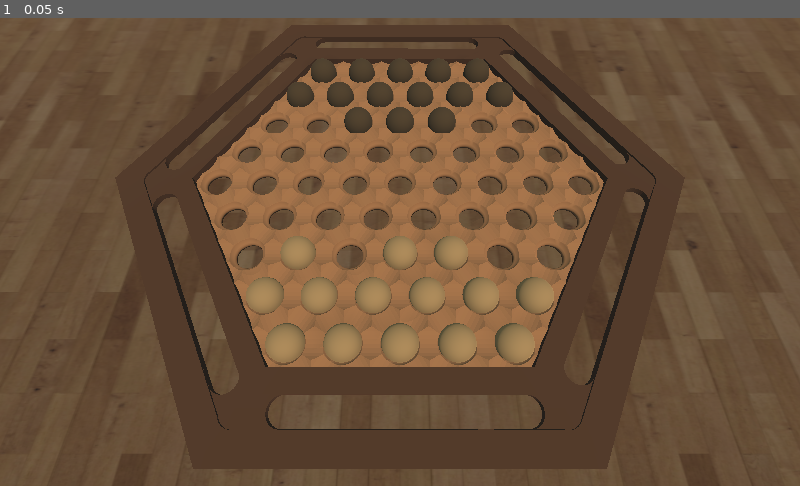
Above: before the commit, frame 1.
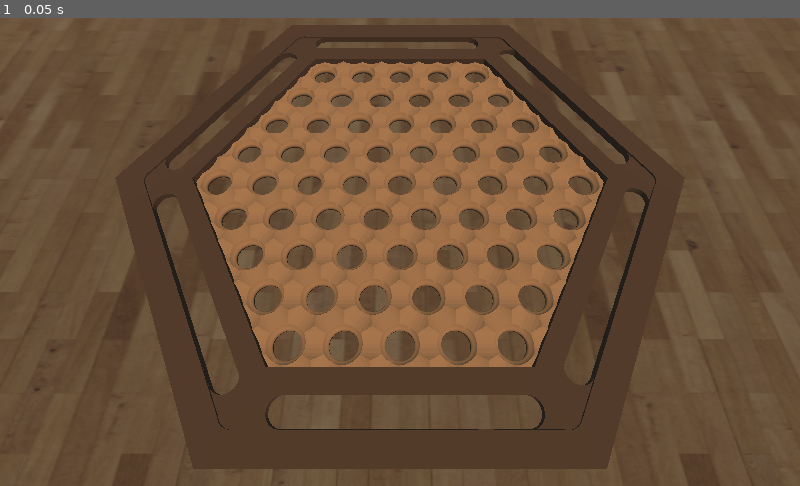
Above: after the commit, the same moment.

Repository: mehtee/AI_Abalone_Project
Game: Godot game, scene res://Scenes/Game.tscn
Same seed, same stepped clock (60 frames per second), same inputs: the game is played once before the commit and once after it.
Inputs:
- Up to frame 1 (0.05 s): no input

The runs differ from the first frame. In frame 1, 4.9% of the frame differs, in the area x 31-70%, y 8-74%.
Error after the commit: Parse Error: The identifier "tt" isn't declared in the current scope. (res://Scripts/MiniMax.gd:233)

Commit message:
Forward Pruning | Transposition Table
Forward Pruning | Transposition Table

Diff:
--- a/Scripts/MiniMax.gd
+++ b/Scripts/MiniMax.gd
@@ -2,36 +2,307 @@
 
 class_name MiniMax
 
-static func rep(x, score, isMax):
-	if isMax:
-		return x > score
-	else:
-		return x < score
+var ttable = {}
+
+func _init():
+	ttable = {}
+
+static func generate_zobrist_hash(state):
+	var h = 0;
+	var sboard = state.board;
+	for cell_number in range(len(sboard)):
+		if state.board[cell_number] == BoardManager.WHITE:
+			var hash_w = BoardManager.hashes[cell_number][0]
+			h = h ^ hash_w
+		elif state.board[cell_number] == BoardManager.BLACK:
+			var hash_b = BoardManager.hashes[cell_number][1]
+			h = h ^ hash_b
+
+	return h;
+
+
+static func center_proximity_heuristic(state, piece):
+	var sum = 0;
+	var count_marbles = 0;
+	for cell_number in range(len(state.board)):
+		if state.board[cell_number] == piece:
+			var dis = BoardManager.kthrings[cell_number];
+			sum = sum + dis;
+			count_marbles += 1;
+
+	if count_marbles != 0:
+		return float(float(sum)/float(count_marbles));
+	return 0;
+
+static func coherence_proximity_heuristic(state, piece):
+	var all_marbles_count = 0;
+	for cell_number in range(len(state.board)):
+		if state.board[cell_number] == piece:
+			var neighbors = BoardManager.neighbors[cell_number];
+			var count = 0;
+			for neighbor in neighbors:
+				if state.board[neighbor] == piece:
+					count += 1
+			all_marbles_count += count;
+
+	return all_marbles_count;
+
+static func number_of_marbles_heuristic(state, piece):
+	return BoardManager.get_number_of_marbles(state.board, piece);
+
+static func heuristic(state, piece):
+	var opponent = BoardManager.BLACK;
+
+	piece = BoardManager.WHITE;
+
+	# center proximity calc heuristic (1)
+	var center_prox = center_proximity_heuristic(state, opponent) -  center_proximity_heuristic(state, piece)
+
+	# coherence proximity calc heuristic (2)
+	var coherence_prox = 0;
+	if abs(center_prox) > 2:
+		coherence_prox = coherence_proximity_heuristic(state, opponent) - coherence_proximity_heuristic(state, piece);
+
+
+	# number of marbles calc heuristic (3)
+	var num_of_marbles_prox = 0;
+	if abs(center_prox) <= 1.8:
+		num_of_marbles_prox = 100*number_of_marbles_heuristic(state, piece) - 100*number_of_marbles_heuristic(state, opponent)
+
+
+	return num_of_marbles_prox + center_prox + coherence_prox
+
+static func rep(new_score, prev_score, isMax):
+	if isMax:
+		return new_score > prev_score
+	else:
+		return new_score < prev_score
 
 static func minimax(state, depth, isMax):
 	var res = BoardManager.is_game_over(state.board)
-	if depth == 3 or res != null:
-		if res == BoardManager.WHITE:
-			return [state, state.white_score]
-		elif res == BoardManager.BLACK:
-			return [state, state.black_score]
+
+	if res == BoardManager.WHITE:
+		return [state, INF]
+	elif res == BoardManager.BLACK:
+		return [state, -INF]
+
+	if depth == 0:
+		var this_piece;
+		var h;
+		if isMax:
+			this_piece = BoardManager.WHITE
+			h = heuristic(state, this_piece)
 		else:
-			return [state, state.black_score]
-
+			this_piece = BoardManager.BLACK
+			h = heuristic(state, this_piece)
+		return [state, h]
+
+
+	var piece;
 	var move_state;
-	var bestScore
-	var piece
+	var bestScore;
 	if isMax:
 		bestScore = -INF;
-		piece = BoardManager.WHITE;
+		piece = BoardManager.WHITE
 	else:
 		bestScore = INF;
-		piece = BoardManager.BLACK;
+		piece = BoardManager.BLACK
 
 	for successor in Successor.calculate_successor(state, piece):
-		var eval = minimax(successor, depth + 1, not isMax)
+		var eval = minimax(successor, depth - 1, not isMax)
 		if rep(eval[1], bestScore, isMax):
 			move_state = successor;
 			bestScore = eval[1]
 
 	return [move_state, bestScore]
+
+
+static func alpha_beta(state, depth, isMax, alpha, beta):
+	var res = BoardManager.is_game_over(state.board)
+
+	if res == BoardManager.WHITE:
+		return [state, INF]
+	elif res == BoardManager.BLACK:
+		return [state, -INF]
+
+	if depth == 0:
+		var this_piece;
+		var h;
+		if isMax:
+			this_piece = BoardManager.WHITE
+			h = heuristic(state, this_piece)
+		else:
+			this_piece = BoardManager.BLACK
+			h = -1*heuristic(state, this_piece)
+		return [state, h]
+
+
+	var piece;
+	var bestScore;
+	if isMax:
+		bestScore = -INF;
+		piece = BoardManager.WHITE
+	else:
+		bestScore = INF;
+		piece = BoardManager.BLACK
+
+	var successors = Successor.calculate_successor(state, piece);
+	var move_state = successors[0];
+	for successor in successors:
+		if successor != null:
+			var eval = alpha_beta(successor, depth - 1, not isMax, alpha, beta)
+			if rep(eval[1], bestScore, isMax):
+				move_state = successor;
+				bestScore = eval[1]
+
+			if isMax:
+				alpha = max(alpha, eval[1])
+			else:
+				beta = min(beta, eval[1])
+
+			if alpha >= beta:
+				break
+
+	return [move_state, bestScore]
+
+
+func alpha_beta_with_table(state, depth, isMax, alpha, beta):
+	var res = BoardManager.is_game_over(state.board)
+
+	if res == BoardManager.WHITE:
+		return [state, INF]
+	elif res == BoardManager.BLACK:
+		return [state, -INF]
+
+	if depth == 0:
+		var this_piece;
+		var h;
+		var hash_of_state = generate_zobrist_hash(state);
+		if isMax:
+			this_piece = BoardManager.WHITE
+			var flag = false;
+			if self.ttable.has(hash_of_state):
+				if self.ttable[hash_of_state].depth >= depth:
+					var t = self.ttable[hash_of_state];
+					h = t.eval
+					flag = true;
+			if flag == false:
+				h = heuristic(state, this_piece)
+				self.ttable[hash_of_state] = tt.new(state, depth, h);
+		else:
+			this_piece = BoardManager.BLACK
+			var flag = false;
+			if self.ttable.has(hash_of_state):
+				if self.ttable[hash_of_state].depth >= depth:
+					var t = self.ttable[hash_of_state];
+					h = -1 * t.eval
+			if flag == false:
+				h = -1 * heuristic(state, this_piece)
+				self.ttable[hash_of_state] = tt.new(state, depth, h);
+		return [state, h]
+
+
+	var piece;
+	var bestScore;
+	if isMax:
+		bestScore = -INF;
+		piece = BoardManager.WHITE
+	else:
+		bestScore = INF;
+		piece = BoardManager.BLACK
+
+	var successors = Successor.calculate_successor(state, piece);
+	var move_state = successors[0];
+	for successor in successors:
+		if successor != null:
+			var eval = alpha_beta_with_table(successor, depth - 1, not isMax, alpha, beta)
+			if rep(eval[1], bestScore, isMax):
+				move_state = successor;
+				bestScore = eval[1]
+
+			if isMax:
+				alpha = max(alpha, eval[1])
+			else:
+				beta = min(beta, eval[1])
+
+			if alpha >= beta:
+				break
+
+
+	var hash_of_state = generate_zobrist_hash(state);
+	self.ttable[hash_of_state] = tt.new(state, depth, bestScore);
+
+
+	return [move_state, bestScore]
+
+
+
+static func forward_pruning(states):
+	var pq = PQ.new()
+	pq.make()
+	for stateq in states:
+		var h = heuristic(stateq, BoardManager.WHITE);
+		pq.push(PQState.new(stateq, h))
+
+	var best_ones = [];
+	var best_ones_num = pq.size()/3;
+	if pq.size() == 2:
+		best_ones_num = 2;
+	if pq.size() == 1:
+		best_ones_num = 1;
+	for i in range(best_ones_num):
+		best_ones.append(pq.pop().state)
+
+	return states;
+
+
+static func forward_pruning_alpha_beta(state, depth, isMax, alpha, beta):
+	var res = BoardManager.is_game_over(state.board)
+
+	if res == BoardManager.WHITE:
+		return [state, INF]
+	elif res == BoardManager.BLACK:
+		return [state, -INF]
+
+	if depth == 0:
+		var this_piece;
+		var h;
+		if isMax:
+			this_piece = BoardManager.WHITE
+			h = heuristic(state, this_piece)
+		else:
+			this_piece = BoardManager.BLACK
+			h = -1*heuristic(state, this_piece)
+		return [state, h]
+
+
+	var piece;
+	var bestScore;
+	if isMax:
+		bestScore = -INF;
+		piece = BoardManager.WHITE
+	else:
+		bestScore = INF;
+		piece = BoardManager.BLACK
+
+	# Forward Pruning before alpha beta minimax of successors.
+	var successors = Successor.calculate_successor(state, piece);
+	successors = forward_pruning(successors);
+
+	var move_state = successors[0];
+	for successor in successors:
+		if successor != null:
+			var eval = alpha_beta(successor, depth - 1, not isMax, alpha, beta)
+			if rep(eval[1], bestScore, isMax):
+				move_state = successor;
+				bestScore = eval[1]
+
+			if isMax:
+				alpha = max(alpha, eval[1])
+			else:
+				beta = min(beta, eval[1])
+
+			if alpha >= beta:
+				break
+
+	return [move_state, bestScore]
Not shown, removed: README.md
